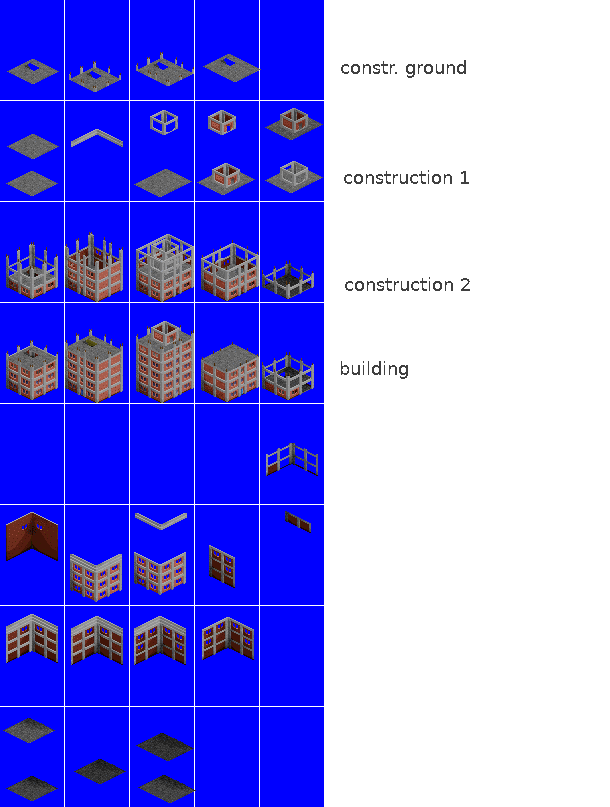
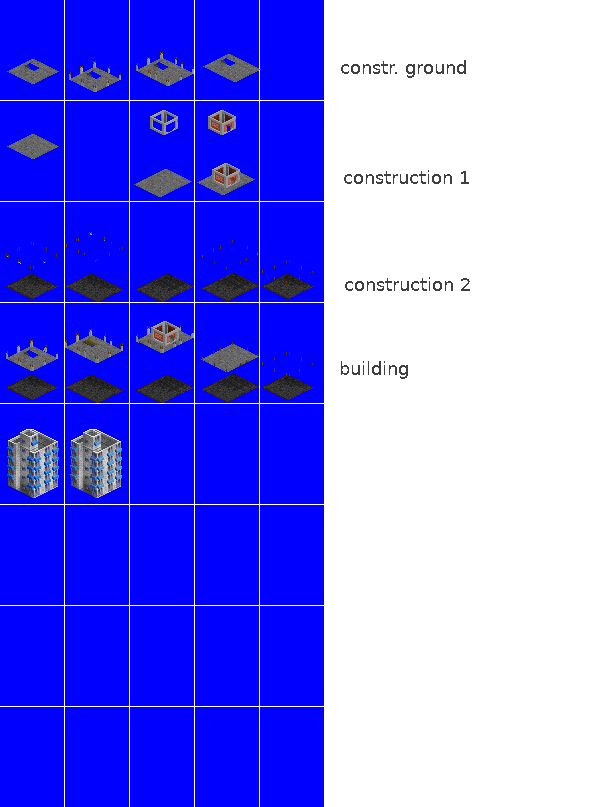
Comparing the layer stacks of the two (610, 807) images. Changes:
showed "fencefront", painted on it over [7, 429, 122, 498]
hid "window" over [11, 353, 254, 398]
hid "building" over [6, 246, 314, 602]
hid "floor" over [3, 108, 323, 803]
hid "bld_back" over [6, 129, 318, 665]
